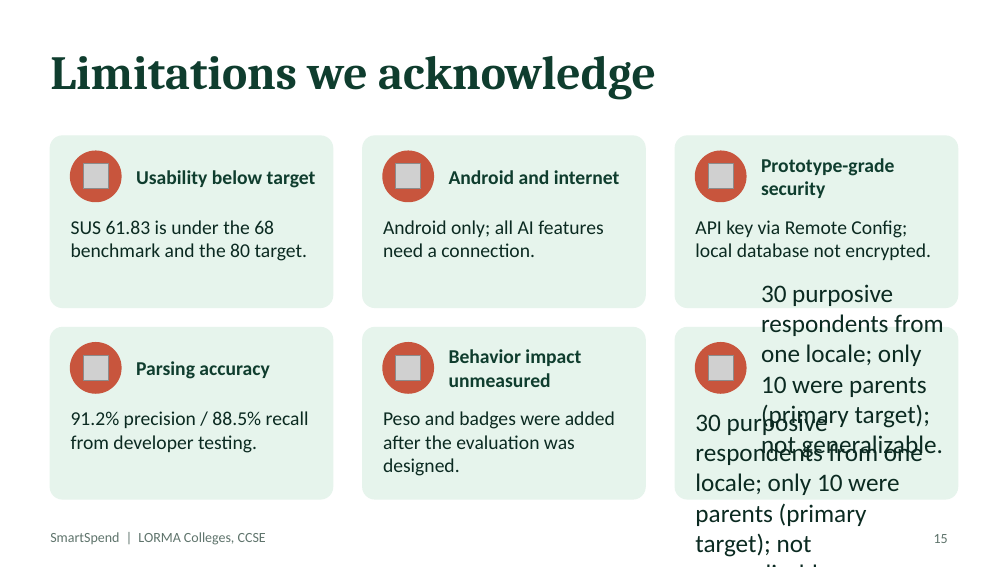
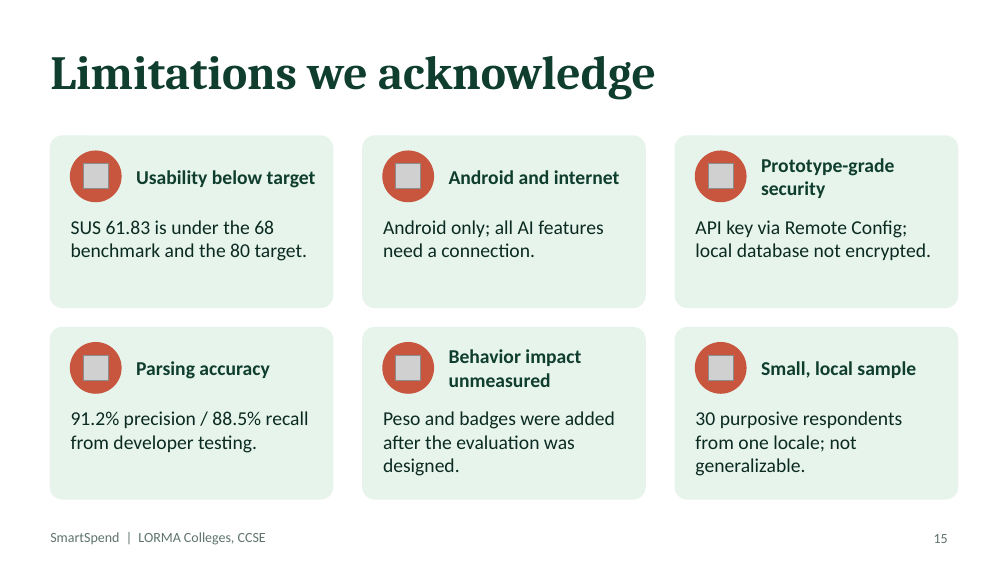
Before and after one commit to Zushikina-kun/smartspend-app, a slide deck: slide 15 of docs/handsoff/FOR_CYRILLE/SmartSpend_Defense.pptx. Drawn at 1008x567 pixels with LibreOffice and Linux fonts; fonts in the diff are those of the drawing; grey boxes stand for pictures. Boxes give left, top, right and bottom in pixels: in the first picture for what was removed or moved away, otherwise in the second. Text is boxed around its words. In the diff, an @@ line names an element or a change of style, - is before the commit and + after.

```diff
--- a/docs/handsoff/FOR_CYRILLE/SmartSpend_Defense.pptx
+++ b/docs/handsoff/FOR_CYRILLE/SmartSpend_Defense.pptx
@@ text at box(761, 361, 916, 378): text changed; size 18 to 14 pt; text colour #0B2A21 to #0F3D2E; bold on @@
-30 purposive respondents from one locale; only 10 were parents (primary target); not generalizable.
+Small, local sample
@@ text at box(695, 411, 902, 476): text changed; size 18 to 14 pt @@
-30 purposive respondents from one locale; only 10 were parents (primary target); not generalizable.
+30 purposive respondents from one locale; not generalizable.
```
Also in this commit, not shown: 5 other slides changed.
